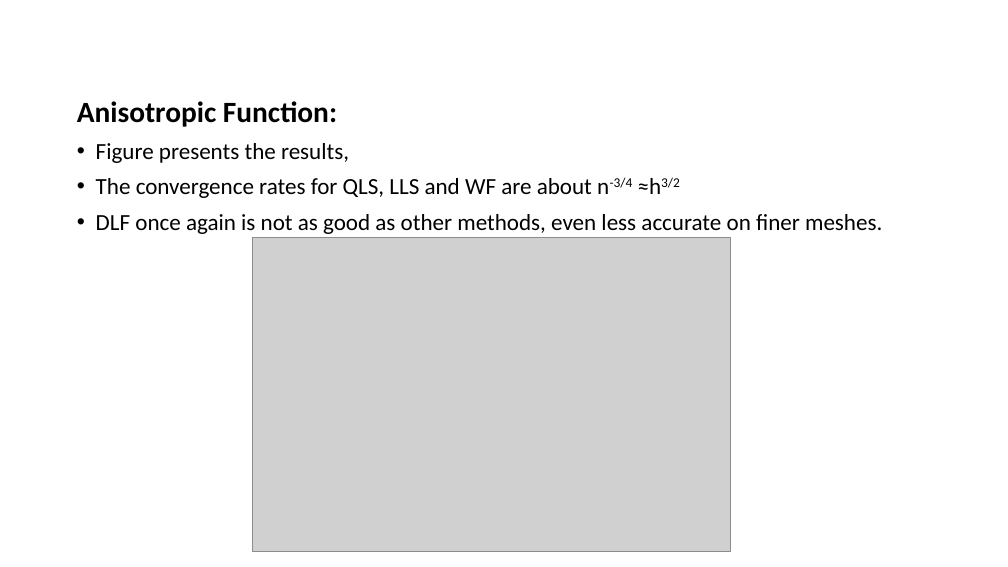
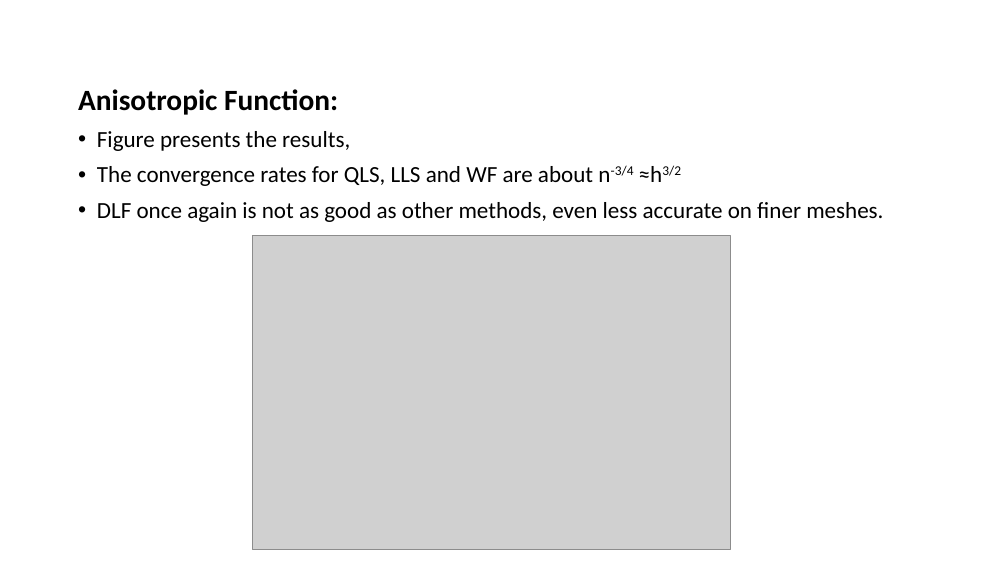
Before and after one commit to lohith921/amr, a slide deck: slide 16 of HBA.pptx. Drawn at 1008x567 pixels with LibreOffice and Linux fonts; fonts in the diff are those of the drawing; grey boxes stand for pictures. Boxes give left, top, right and bottom in pixels: in the first picture for what was removed or moved away, otherwise in the second. Text is boxed around its words. In the diff, an @@ line names an element or a change of style, - is before the commit and + after.

```diff
--- a/HBA.pptx
+++ b/HBA.pptx
@@ text "Anisotropic Function:": place and size @@
-text "Anisotropic Function:" at [77, 101, 882, 234]
+text "Anisotropic Function:" at [78, 89, 883, 222]
```
Also in this commit, not shown: 2 other slides changed, 14 slides added, 1 slide removed.
